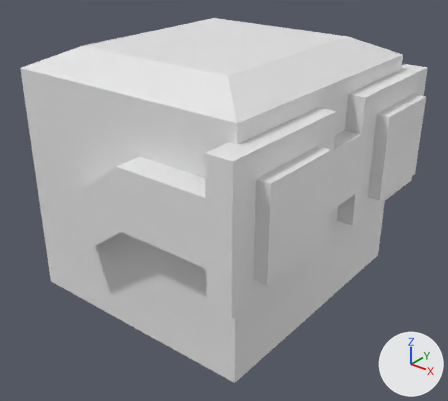
One commit to the FBX model Assets/Imports/3D/Player/player_D_0.fbx: the scene before it, then after it.
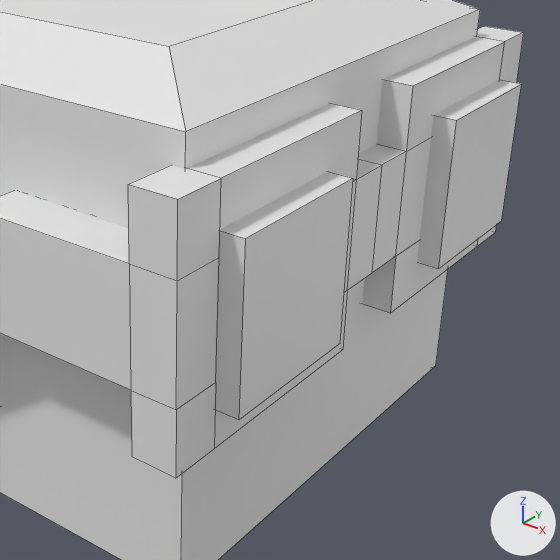
There are two pictures of each version: one whole from a 50 mm lens placed at (2.68, -3.4, 1.89), pointed at (0.04, -0.1, -0.16), one close up on the part from 30% to 100% of the width and 12% to 91% of the height. Lighting does not change. The marker at lower right points along +X, +Y and +Z. The close-ups show mesh edges as thin lines.

In view in the first close-up: 'Body', 'Eyes', 'Goggles'.
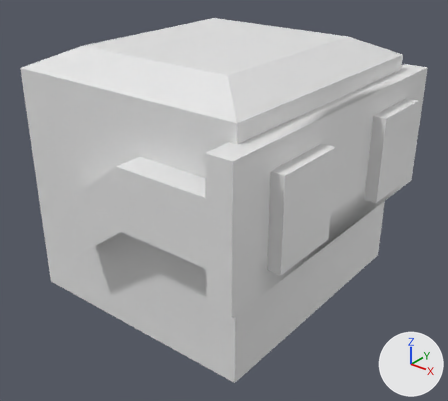
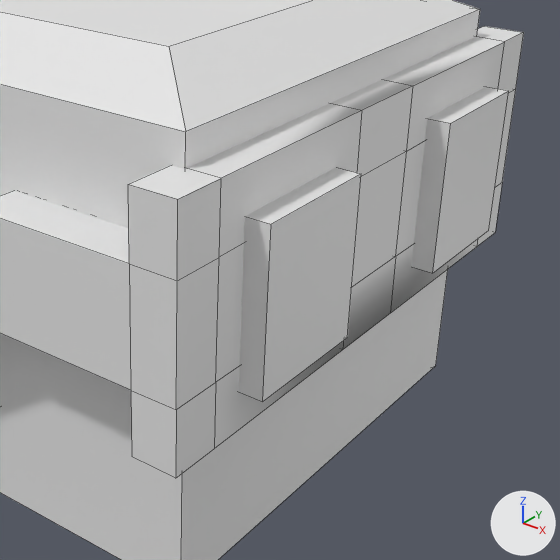
Where the change shows, as pixel boxes (x1, y1, x2, y2) in the close-ups (560 x 560 px; the box of a moved part takes in the faces that stretch with it):
'Eyes', rescaled (12% narrower, 7% shorter): before (215, 80, 521, 420); after (239, 87, 509, 402)
part 1 of me_cube_002, moved or reshaped: before (348, 144, 407, 290); after (332, 79, 413, 349)

Patch to the scene script:
```diff
--- a/Assets/Imports/3D/Player/player_D_0.fbx.py
+++ b/Assets/Imports/3D/Player/player_D_0.fbx.py
@@ me_cube_002 @@
 # used by ob_goggles; location = (0.0, 0.0, 0.0)
-me_cube_002.from_pydata(...)  # 68 vertices, 66 faces; spans x -0.39..0.97, y -1.19..1.19, z -0.3..0.75
+me_cube_002.from_pydata(...)  # 64 vertices, 66 faces; spans x -0.39..0.97, y -1.19..1.19, z -0.3..0.75
+# me_cube_002 part 1
+# 4 vertices are removed from x 0.8..0.97, y 0.0, z 0.07..0.5
+# 8 faces are deleted
+# 8 new faces join them
@@ ob_eyes @@
 ob_eyes.location = (0.0, 0.0, 0.0)
+ob_eyes.scale = (1.0, 0.868, 1.0)
```
